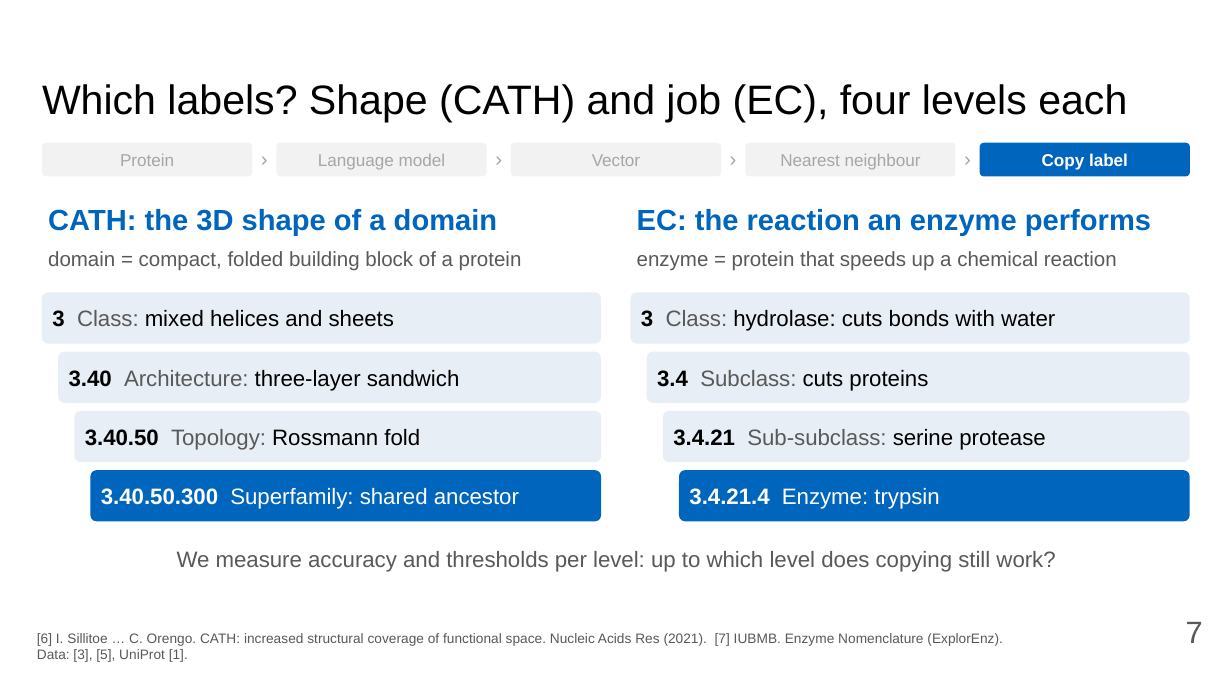
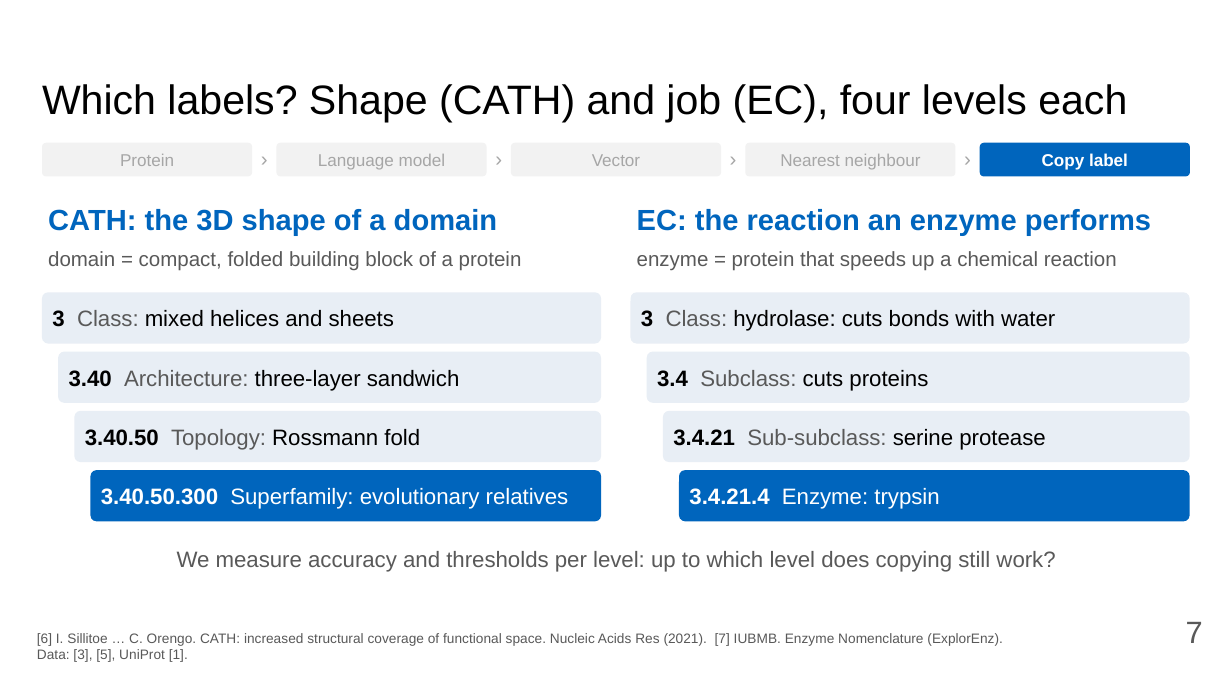
Before and after one commit to Pollysoma/protein-prediction-project-2, a slide deck: slide 7 of presentation/2026-11-02_pitch.pptx. Drawn at 1232x693 pixels with LibreOffice and Linux fonts; fonts in the diff are those of the drawing. Boxes give left, top, right and bottom in pixels: in the first picture for what was removed or moved away, otherwise in the second. Text is boxed around its words. In the diff, an @@ line names an element or a change of style, - is before the commit and + after.

Commit message:
Explain CATH superfamily in plain words
Refs #14

```diff
--- a/presentation/2026-11-02_pitch.pptx
+++ b/presentation/2026-11-02_pitch.pptx
@@ text in rounded rectangle at (101, 488, 569, 509): text changed @@
-3.40.50.300 Superfamily: shared ancestor
+3.40.50.300 Superfamily: evolutionary relatives
```
Also in this commit, not shown: 1 other file.
